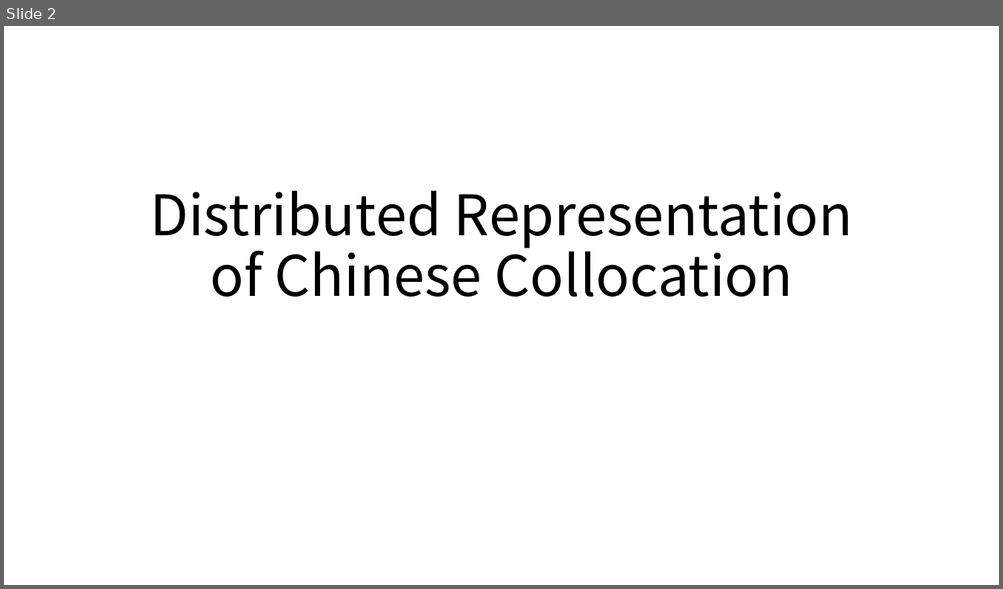
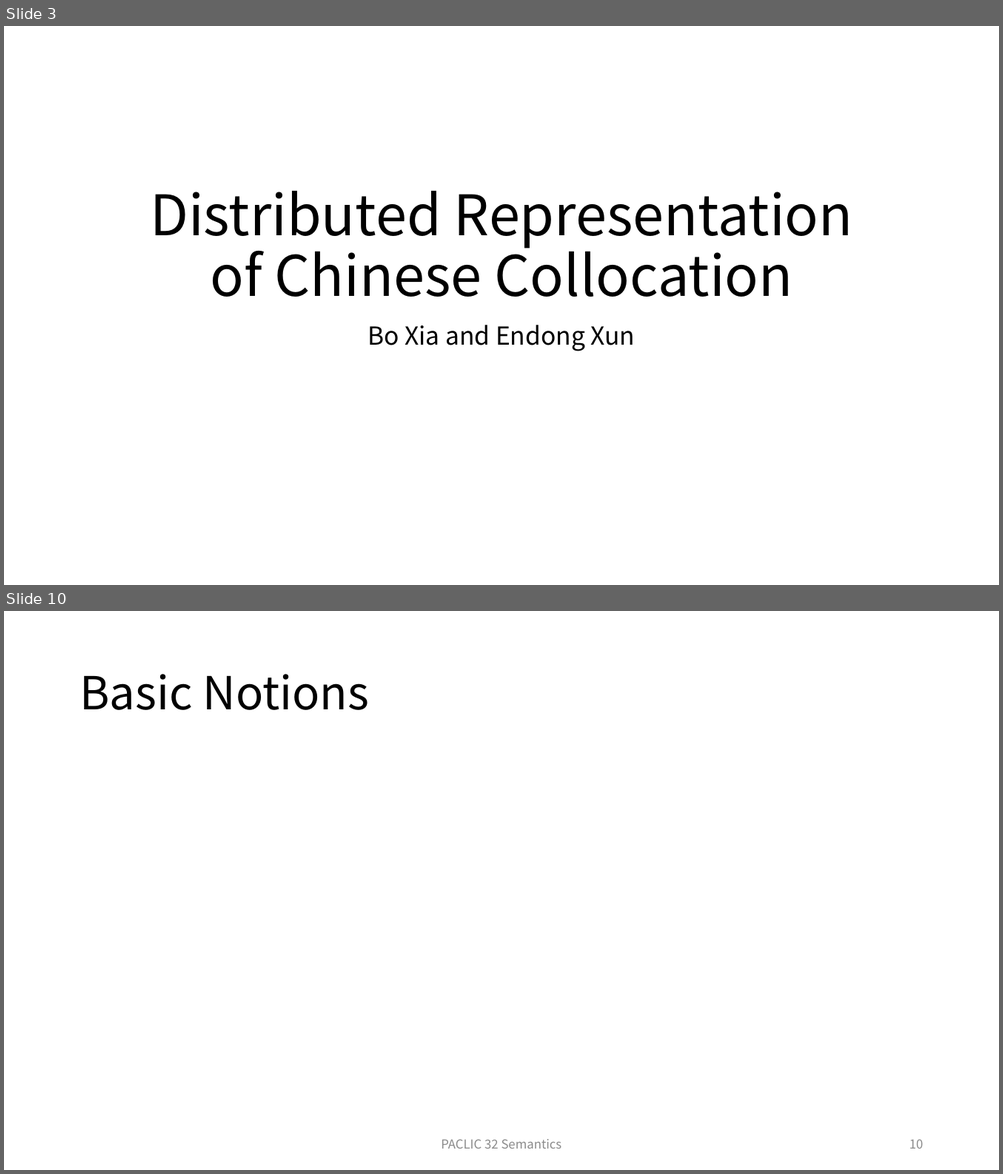
Before and after one commit to xiabo0816/Chinese_MWEs_Representation, a slide deck: PACLIC 32 Semantics session.pptx. Shown one above the other, each under a label of ours: slide 2 before the commit, slides 3 and 10 after it; the slides between them are not shown. The pictures are 1003x589 and 1003x1174 pixels, drawn with LibreOffice and Linux fonts; fonts in the diff are those of the drawing. Boxes give left, top, right and bottom in pixels: in the first picture for what was removed or moved away, otherwise in the second. Text is boxed around its words. In the diff, an @@ line names an element or a change of style, - is before the commit and + after.

```diff
--- a/PACLIC 32 Semantics session.pptx
+++ b/PACLIC 32 Semantics session.pptx
@@ slide 10 added at (x1=4, y1=611, x2=999, y2=1170), background #FFFFFF @@
@@ title added at (x1=79, y1=674, x2=370, y2=710), 44 pt, text #000000 @@
+Basic Notions
@@ text added at (x1=441, y1=1139, x2=562, y2=1149), 12 pt, text #8C8C8C @@
+PACLIC 32 Semantics
@@ page number added at (x1=909, y1=1139, x2=923, y2=1149), 12 pt, text #8C8C8C @@
+10
@@ what was slide 2 is now slide 3 @@
@@ slide 3 changed as well @@
@@ subtitle added at (x1=368, y1=325, x2=635, y2=352), 24 pt, text #000000 @@
+Bo Xia and Endong Xun
```
Also in this commit, not shown: 1 other slide changed, 18 other slides added, 2 slides removed, 3 other files.
